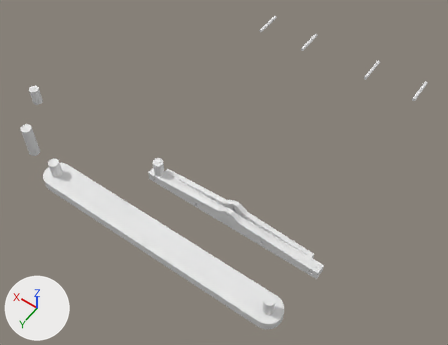
The Blender file wheels/wheels.blend, before and after one commit.
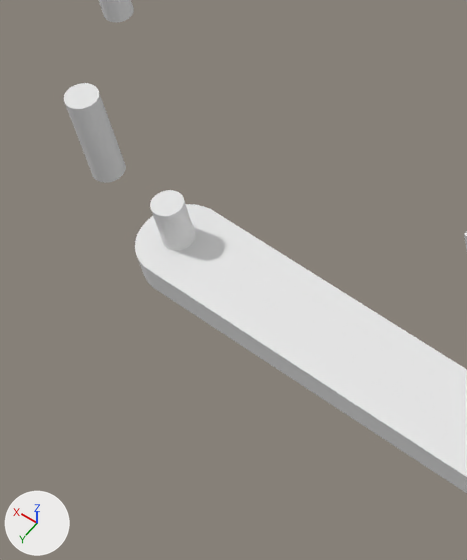
The first picture shows the older version from a 50 mm camera at (-120.0, 134.0, 313.0) aimed at (23.0, -67.0, -2.0). The close-ups show both versions on the part from 0% to 33% of the width and 28% to 80% of the height of that picture; other places that the commit changed are outside them. Lighting does not change. The marker at lower left points along +X, +Y and +Z.

The older version as bpy lines, for what is in view:
```python
me_cylinder_015 = bpy.data.meshes.new('Cylinder.015')
me_cylinder_015.from_pydata(...)  # a 32-sided cylinder along z spanning x -1.0..1.0, y -1.0..1.0, z -1.0..1.0
me_cylinder_016 = bpy.data.meshes.new('Cylinder.016')
me_cylinder_016.from_pydata(...)  # 192 vertices, 102 faces; spans x -6.8..12.2, y -2.0..1.5, z 0.0..0.6
me_cylinder_017 = bpy.data.meshes.new('Cylinder.017')
me_cylinder_017.from_pydata(...)  # a 32-sided cylinder along z spanning x -1.0..1.0, y -1.0..1.0, z -1.0..1.0; a 32-sided cylinder along z spanning x 32.0..34.0, y -1.1..0.9, z -1.0..1.0
ob_cam_hole_2 = bpy.data.objects.new('cam-hole-2', me_cylinder_015)
ob_cam_hole_2.location = (143.7, -13.3, -1.1)
ob_cam_hole_2.scale = (3.64, 3.64, 12.0)
ob_cam_hole_2_001 = bpy.data.objects.new('cam-hole-2.001', me_cylinder_017)
ob_cam_hole_2_001.location = (51.8, -37.6, 11.7)
ob_cam_hole_2_001.scale = (3.28, 3.28, 5.93)
ob_linkage = bpy.data.objects.new('linkage', me_cylinder_016)
ob_linkage.location = (0.0, 0.0, 0.0)
ob_linkage.rotation_euler = (0.0, 0.0, 0.0873)  # degrees (0, 0, 5)
ob_linkage.scale = (9.14, 9.14, 30.1)
```
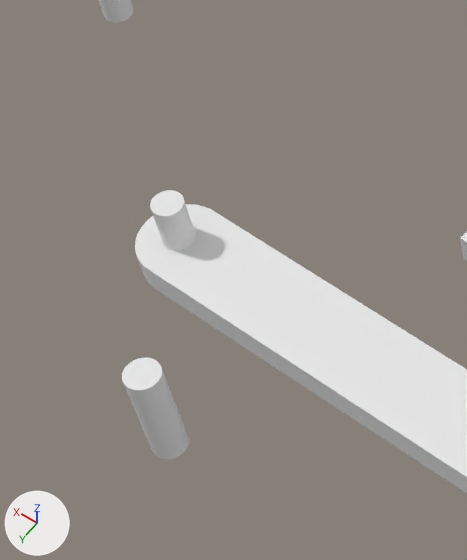
The change in detail:
Object 'cam-hole-2' (ob_cam_hole_2) moves from (143.7, -13.3, -1.1) to (79.6, 30.6, 3.8).

What differs and where, as boxes [x1, y1, x2, y2] in the close-ups (467 x 560 px):
'cam-hole-2', moved: before [64, 83, 126, 183]; after [122, 357, 189, 459]
